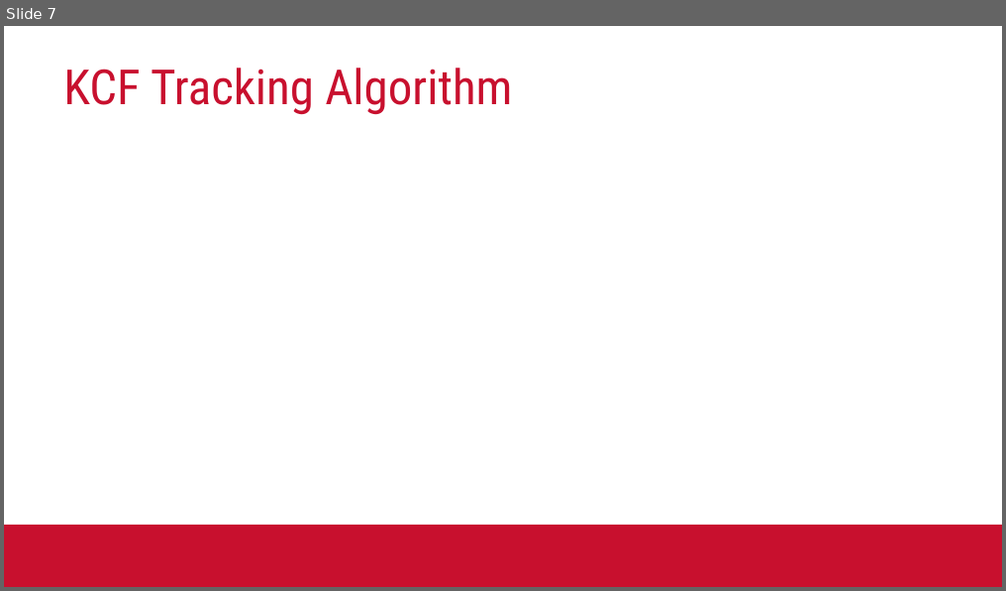
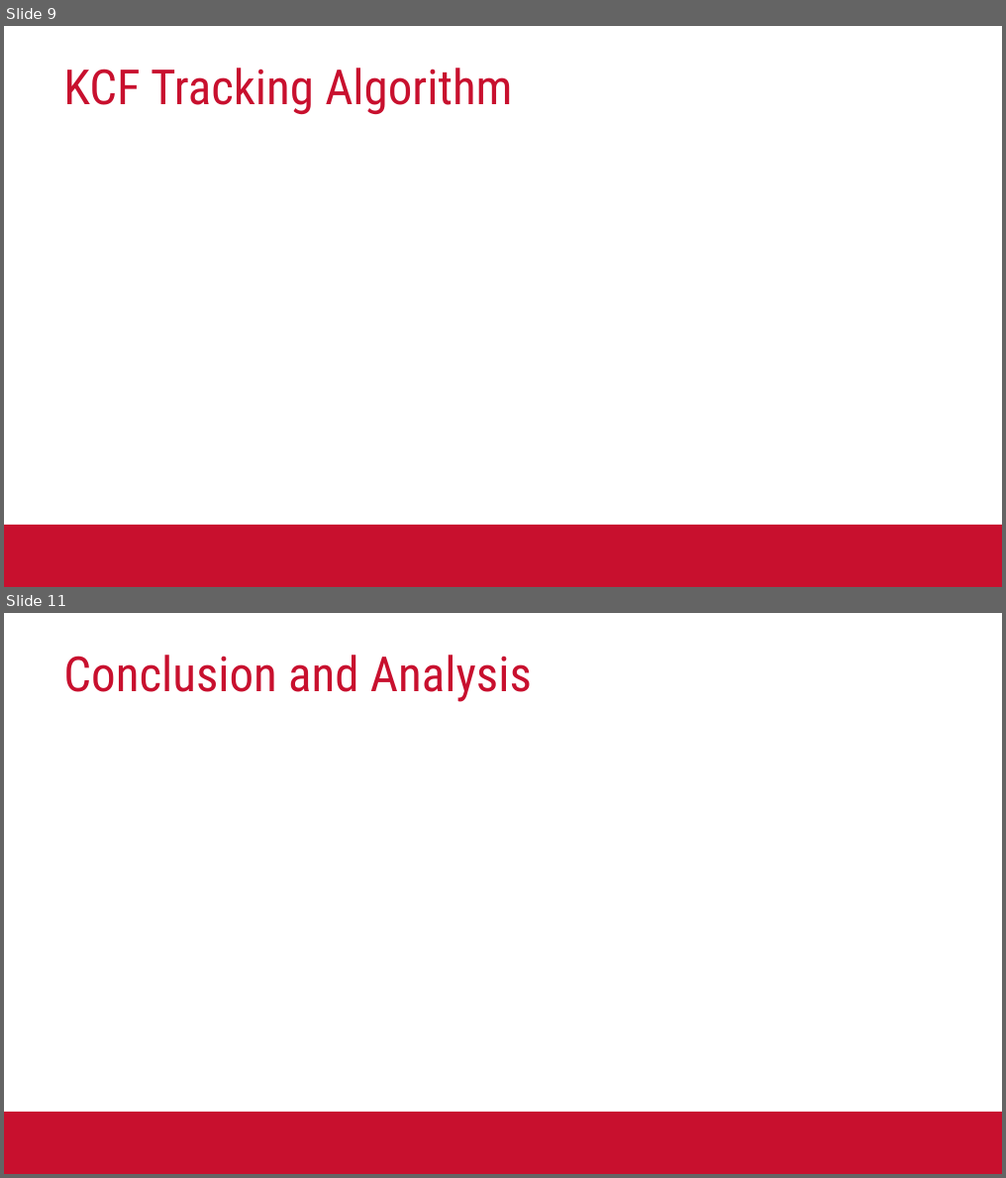
Before and after one commit to cpre186-2019/lifedrinker, a slide deck: ResearchPresentation.pptx. Shown one above the other, each under a label of ours: slide 7 before the commit, slides 9 and 11 after it; the slides between them are not shown. The pictures are 1006x591 and 1006x1178 pixels, drawn with LibreOffice and Linux fonts; fonts in the diff are those of the drawing; background and template pictures are left out. Boxes give left, top, right and bottom in pixels: in the first picture for what was removed or moved away, otherwise in the second. Text is boxed around its words. In the diff, an @@ line names an element or a change of style, - is before the commit and + after.

```diff
--- a/ResearchPresentation.pptx
+++ b/ResearchPresentation.pptx
@@ slide 11 added at (4, 613, 1002, 1174), background #FFFFFF; not listed: 1 template element that a slide beside it also shows @@
@@ title added at (63, 655, 532, 702), 35 pt, text #C8102E @@
+Conclusion and Analysis
@@ what was slide 7 is now slide 9 @@
```
Also in this commit, not shown: 4 other slides added, 1 slide removed.
